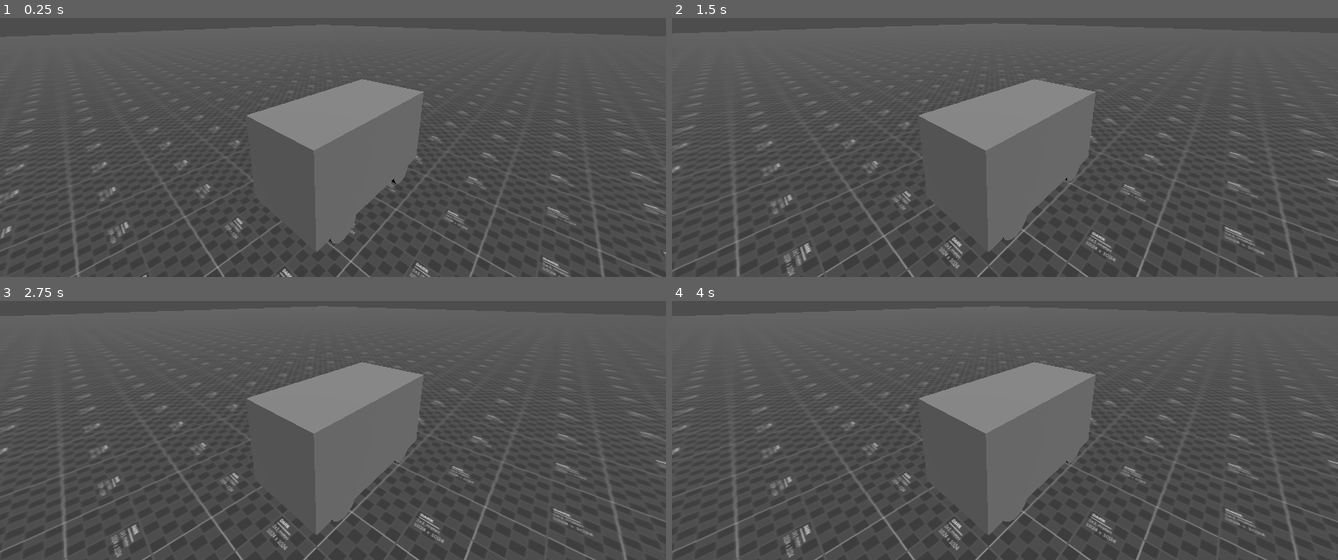
Above: before the commit, frames 1-4 (two rows, left to right).
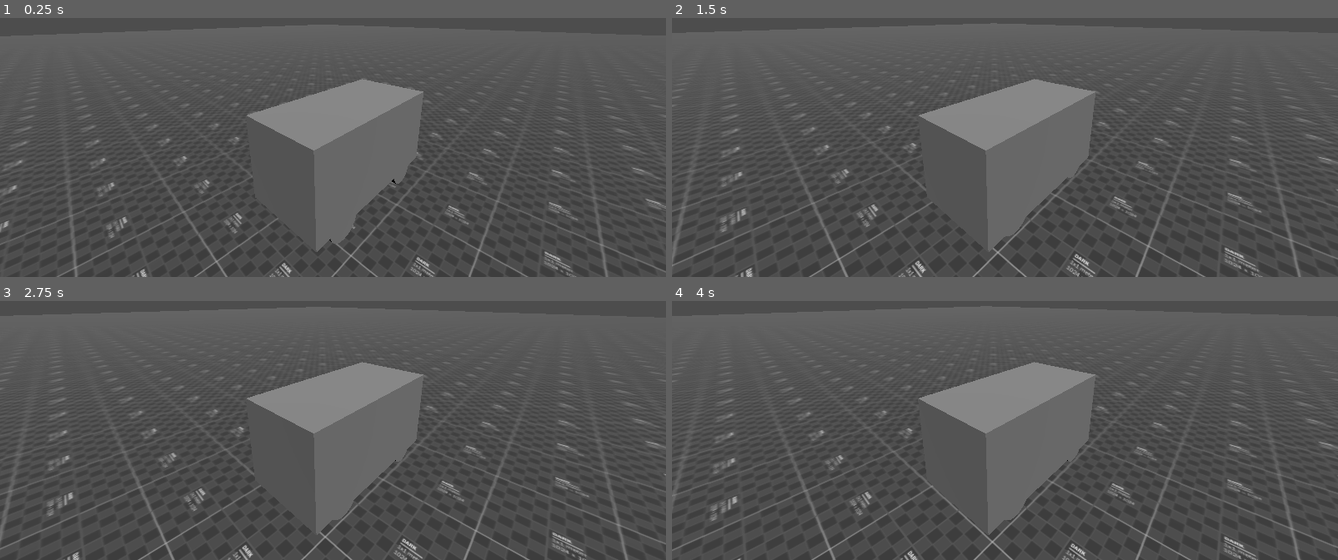
Above: after the commit, the same moments.

Repository: dairycultist/bus-game
Game: Godot game, scene res://scene.tscn
Same seed, same stepped clock (60 frames per second), same inputs: the game is played once before the commit and once after it.
Inputs:
- Up to frame 1 (0.25 s): no input
- Up to frame 2 (1.5 s): hold Up (ui_up) 0.53-1.28 s
- Up to frame 3 (2.75 s): hold Up (ui_up) from 2.03 s (still down)
- Up to frame 4 (4 s): release Up (ui_up) at 3.53 s

The runs differ from the first frame. In frame 1, 4.1% of the frame differs, in the area x 0-100%, y 21-100%; in frame 2, 4.8%, in the area x 0-100%, y 1-100%; in frame 3, 4.6%; in frame 4, 4.8%.

Commit message:
Suspension driving and damping

Diff:
--- a/scene.tscn
+++ b/scene.tscn
@@ -38,8 +38,8 @@
 
 [node name="Chassis" type="RigidBody3D" parent="."]
 transform = Transform3D(1, 0, 0, 0, 1, 0, 0, 0, 1, 0, 1.28183, 0)
-linear_damp = 5.0
-angular_damp = 1.0
+mass = 100.0
+angular_damp = 5.0
 
 [node name="Camera3D" type="Camera3D" parent="Chassis"]
 transform = Transform3D(0.738491, -0.196809, 0.644901, 0, 0.956453, 0.291888, -0.674264, -0.215556, 0.706331, 1.69432, 1.46767, 2.09409)
@@ -50,42 +50,44 @@
 [node name="Mesh" type="MeshInstance3D" parent="Chassis"]
 mesh = SubResource("BoxMesh_3253y")
 
-[node name="Wheel" type="Node3D" parent="Chassis"]
-transform = Transform3D(1, 0, 0, 0, 1, 0, 0, 0, 1, -0.38, -0.7, 0.6)
+[node name="WheelFront1" type="Node3D" parent="Chassis"]
+transform = Transform3D(1, 0, 0, 0, 1, 0, 0, 0, 1, -0.38, -0.7, -0.6)
 script = ExtResource("2_nxogm")
-stiffness = 40.0
+max_compression_distance = 0.5
 
-[node name="Mesh" type="MeshInstance3D" parent="Chassis/Wheel"]
+[node name="Mesh" type="MeshInstance3D" parent="Chassis/WheelFront1"]
 transform = Transform3D(-4.37114e-08, -1, 0, 1, -4.37114e-08, 0, 0, 0, 1, 0, 0.2, 0)
 mesh = SubResource("CylinderMesh_nxogm")
 skeleton = NodePath("")
 
-[node name="Wheel2" type="Node3D" parent="Chassis"]
-transform = Transform3D(1, 0, 0, 0, 1, 0, 0, 0, 1, -0.38, -0.7, -0.6)
+[node name="WheelFront2" type="Node3D" parent="Chassis"]
+transform = Transform3D(1, 0, 0, 0, 1, 0, 0, 0, 1, 0.38, -0.7, -0.6)
 script = ExtResource("2_nxogm")
-stiffness = 40.0
+max_compression_distance = 0.5
 
-[node name="Mesh" type="MeshInstance3D" parent="Chassis/Wheel2"]
+[node name="Mesh" type="MeshInstance3D" parent="Chassis/WheelFront2"]
 transform = Transform3D(-4.37114e-08, -1, 0, 1, -4.37114e-08, 0, 0, 0, 1, 0, 0.2, 0)
 mesh = SubResource("CylinderMesh_nxogm")
 skeleton = NodePath("")
 
-[node name="Wheel3" type="Node3D" parent="Chassis"]
-transform = Transform3D(1, 0, 0, 0, 1, 0, 0, 0, 1, 0.38, -0.7, 0.6)
+[node name="WheelBack1" type="Node3D" parent="Chassis"]
+transform = Transform3D(1, 0, 0, 0, 1, 0, 0, 0, 1, -0.38, -0.7, 0.6)
 script = ExtResource("2_nxogm")
-stiffness = 40.0
+max_compression_distance = 0.5
+powered = false
 
-[node name="Mesh" type="MeshInstance3D" parent="Chassis/Wheel3"]
+[node name="Mesh" type="MeshInstance3D" parent="Chassis/WheelBack1"]
 transform = Transform3D(-4.37114e-08, -1, 0, 1, -4.37114e-08, 0, 0, 0, 1, 0, 0.2, 0)
 mesh = SubResource("CylinderMesh_nxogm")
 skeleton = NodePath("")
 
-[node name="Wheel4" type="Node3D" parent="Chassis"]
-transform = Transform3D(1, 0, 0, 0, 1, 0, 0, 0, 1, 0.38, -0.7, -0.6)
+[node name="WheelBack2" type="Node3D" parent="Chassis"]
+transform = Transform3D(1, 0, 0, 0, 1, 0, 0, 0, 1, 0.38, -0.7, 0.6)
 script = ExtResource("2_nxogm")
-stiffness = 40.0
+max_compression_distance = 0.5
+powered = false
 
-[node name="Mesh" type="MeshInstance3D" parent="Chassis/Wheel4"]
+[node name="Mesh" type="MeshInstance3D" parent="Chassis/WheelBack2"]
 transform = Transform3D(-4.37114e-08, -1, 0, 1, -4.37114e-08, 0, 0, 0, 1, 0, 0.2, 0)
 mesh = SubResource("CylinderMesh_nxogm")
 skeleton = NodePath("")
--- a/wheel.gd
+++ b/wheel.gd
@@ -2,16 +2,19 @@
 
 # the wheel node indicates the positiona at zero compression (aka the lowest point).
 
-# -z direction is forward
-
+# values that work good enough for a 100kg car with 0 linear damp and 5 angular damp
 @export var max_compression_distance: float = 1.0
-@export var stiffness: float = 50.0
+@export var stiffness: float = 1500.0
+@export var dampening: float = 0.1
 @export var powered: bool = true
+@export var drive_force: float = 50.0
 
 func _process(delta: float) -> void:
 
 	var chassis := get_parent_node_3d()
 	var chassis_up := global_transform.basis.y
+	var chassis_forward := -global_transform.basis.z # -z direction is forward
+	var chassis_force_position := global_position + chassis_up * max_compression_distance - chassis.global_position
 
 	# raycast from the point of max_compression_distance down
 	var max_compression_position = global_position + chassis_up * max_compression_distance
@@ -32,7 +35,18 @@
 		compression_distance = max_compression_distance - (max_compression_position - ray_result.position).length()
 		compression_amount = compression_distance / max_compression_distance
 
-		chassis.apply_force(compression_amount * chassis_up * stiffness, global_position + chassis_up * max_compression_distance - chassis.global_position)
+		# apply spring force
+		chassis.apply_force(compression_amount * chassis_up * stiffness, chassis_force_position)
+
+		# apply dampening force opposite to current up-down speed
+		var updown_speed = chassis.linear_velocity.dot(chassis_up)
+		chassis.apply_force(dampening * updown_speed * -chassis_up * stiffness, chassis_force_position)
 
 	# visibly push our mesh up during compression
 	$Mesh.position.y = compression_distance + 0.2
+
+	# input/powering
+	if (powered and compression_amount > 0.02):
+
+		if (Input.is_action_pressed("ui_up")):
+			chassis.apply_force(chassis_forward * drive_force, chassis_force_position)
